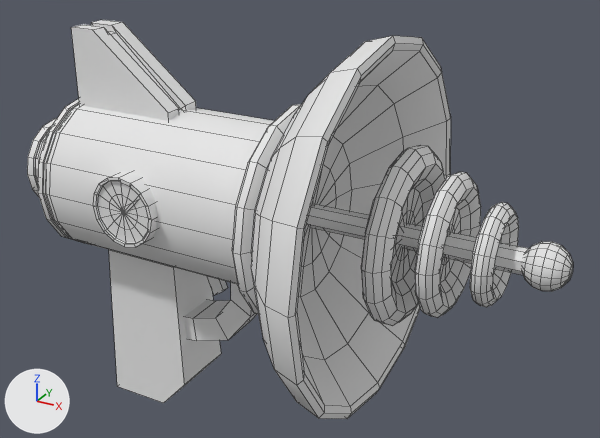
The Blender file models/rayGun/rayGun_v02.blend, before and after one commit.
The view is the same before and after, from a camera (50 mm lens) standing at (0.33, -0.515, 0.454) and looking at (0.039, 0.015, 0.189). Every picture has the same lights, and +X, +Y and +Z are marked at lower left. Mesh edges are drawn as thin lines.
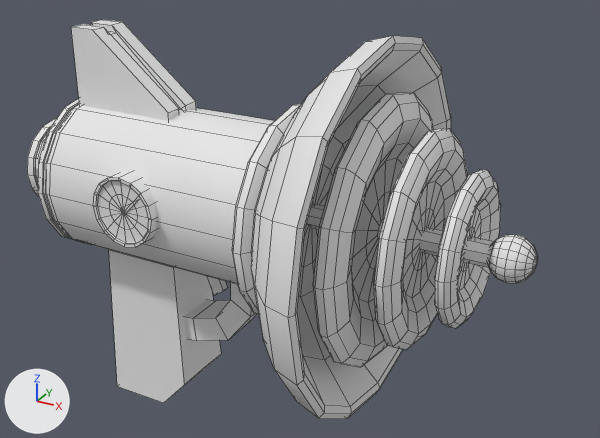
What changed in the scene script:
```text
Change me_circle:
    where me_circle.from_pydata(...)  # 1609 vertices, 1543 faces; spans x -0.203..0.248, y -0.142..0.142, z -0.137..0.206
    used by ob_circle; location = (0.0037, -0.0003, 0.1381)
    me_circle part 1: the loose piece of 208 vertices spanning x 0.122..0.142, y -0.066..0.066, z -0.002..0.13 is scaled about its middle by (1, 1.54, 1.54), then moved by (-0.018, 0.0, 0.0)
    me_circle part 2: the loose piece of 208 vertices spanning x 0.155..0.172, y -0.052..0.052, z 0.012..0.116 is scaled about its middle by (1, 1.54, 1.54), then moved by (-0.018, 0.0, 0.0)
    me_circle part 3: the loose piece of 208 vertices spanning x 0.189..0.204, y -0.036..0.037, z 0.027..0.1 is scaled about its middle by (1, 1.54, 1.54), then moved by (-0.018, 0.0, 0.0)
    me_circle part 4: the loose piece of 25 vertices spanning x 0.038..0.219, y -0.008..0.009, z 0.055..0.072 is scaled about its middle by (0.869, 1, 1), then moved by (-0.012, 0.0, 0.0)
    me_circle part 5: the loose piece of 114 vertices spanning x 0.214..0.248, y -0.017..0.017, z 0.047..0.081 is moved by (-0.024, 0.0, 0.0)
```

Location of each change, [x1, y1, x2, y2] in pixels of the pictures (600 x 438 px; the box of a moved part takes in the faces that stretch with it):
'Circle', reshaped (7% narrower)
    before: [27, 20, 573, 419]
    after: [27, 20, 537, 419]
part 1 of me_circle, moved or reshaped
    before: [361, 145, 445, 326]
    after: [313, 92, 434, 367]
part 2 of me_circle, moved or reshaped
    before: [415, 172, 481, 318]
    after: [373, 128, 467, 350]
part 3 of me_circle, moved or reshaped
    before: [470, 202, 519, 307]
    after: [435, 169, 501, 329]
part 4 of me_circle, moved or reshaped
    before: [307, 204, 529, 275]
    after: [307, 204, 494, 267]
part 5 of me_circle, moved or reshaped
    before: [522, 241, 573, 291]
    after: [488, 234, 537, 283]
